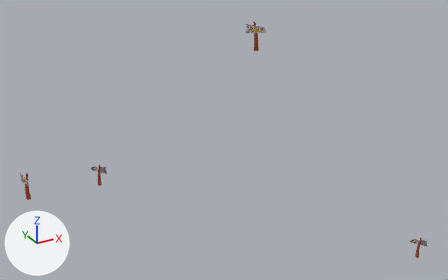
The glTF model Assets/Back/BacKGroup.gltf: old version first, new version second.
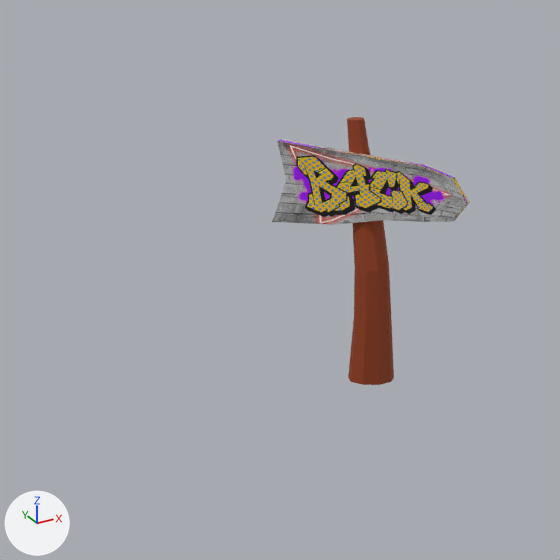
The first picture shows the older version from a 50 mm camera at (-8.1, -25.7, 20.5) aimed at (5.9, -0.2, 7.8). The close-ups show both versions on the part from 48% to 62% of the width and 3% to 25% of the height of that picture; other places that the commit changed are outside them. Every picture has the same lights, and +X, +Y and +Z are marked at lower left. Where no turn or scale is listed for an object, it has been applied to the vertices.

In view in the first close-up: 'post1', 'sign4'.
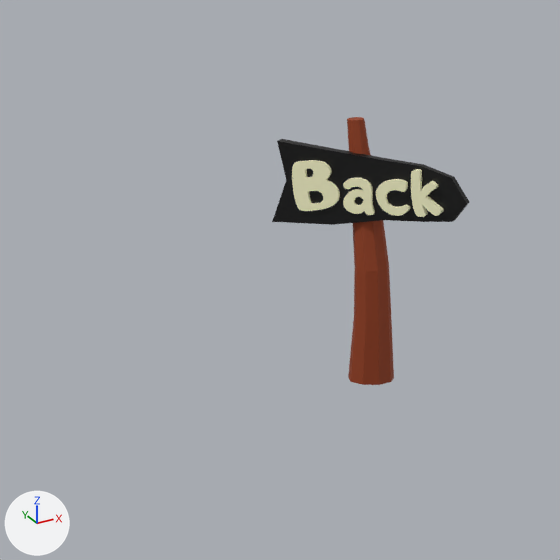
Where the change shows, as pixel boxes [x1, y1, x2, y2] in the close-ups (560 x 560 px):
'sign4', recoloured
    both: [272, 139, 469, 225]
'Text.003', added (beige)
    after: [292, 160, 444, 217]

Diff of the bpy script that builds the scene:
```diff
--- a/Assets/Back/BacKGroup.gltf.py
+++ b/Assets/Back/BacKGroup.gltf.py
@@ mat_material @@
+mat_material = principled_material('Material')
+mat_material.base_color = (0.0, 0.0, 0.0)  # black #000000
@@ mat_material_005 @@
+mat_material_005 = principled_material('Material.005')
+mat_material_005.base_color = (1.0, 0.982, 0.631)  # beige #fffdd0
@@ me_cylinder_008 @@
 me_cylinder_008.from_pydata(...)  # 30 vertices, 56 faces; spans x 2.421..2.993, y -2.197..-1.391, z 12.275..12.651
-me_cylinder_008.materials.append(mat_wegweiser2_003)  # picture img_back
+me_cylinder_008.materials.append(mat_material)  # black #000000
@@ me_text_003 @@
+me_text_003.from_pydata(...)  # 5256 vertices, 10508 faces; spans x -0.02..0.425, y -0.607..0.014, z 0.003..0.25
+me_text_003.materials.append(mat_material_005)  # beige #fffdd0
@@ ob_text_003 @@
+ob_text_003 = bpy.data.objects.new('Text.003', me_text_003)
+ob_text_003.location = (4.951, -3.958, 14.287)
```
